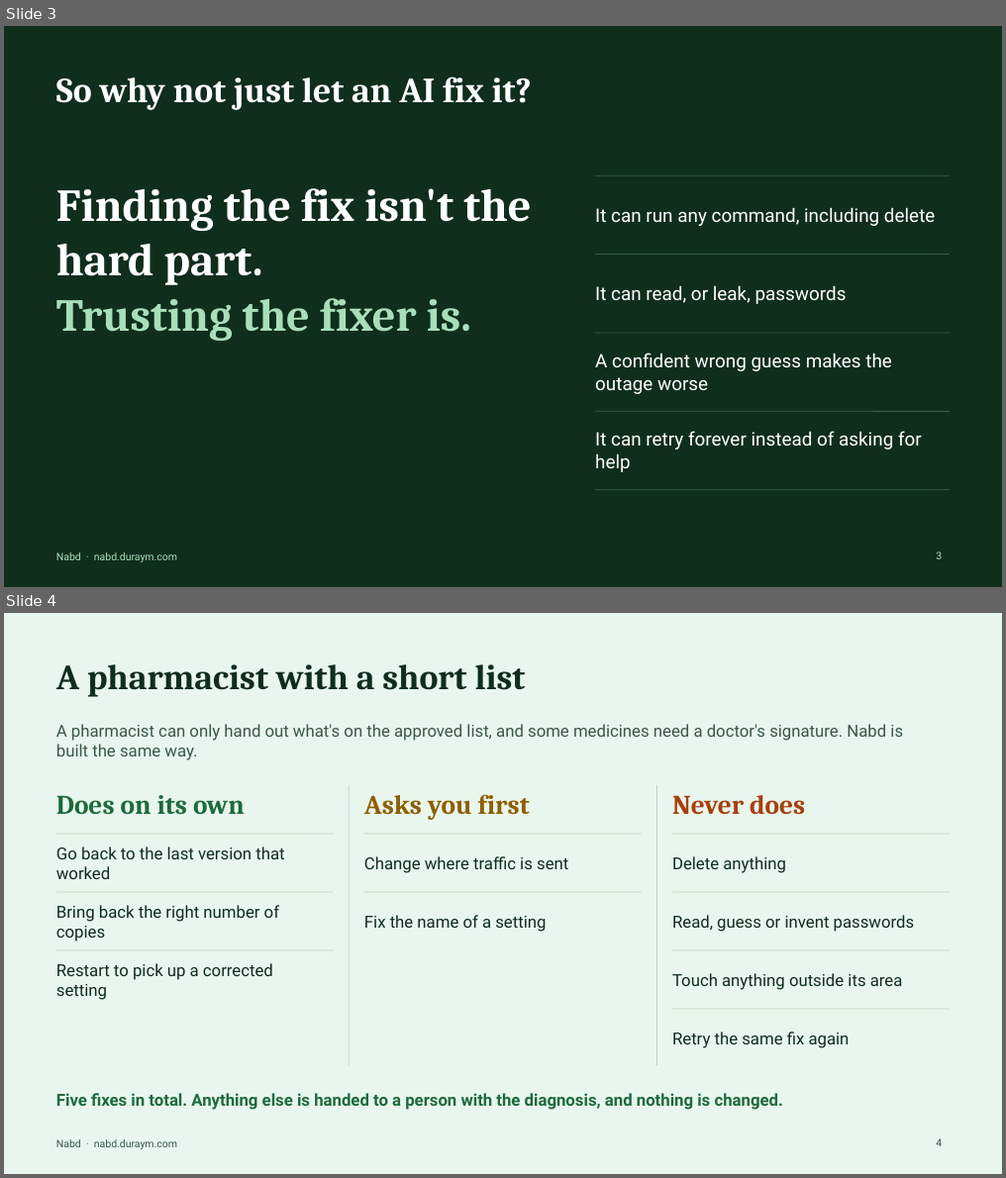
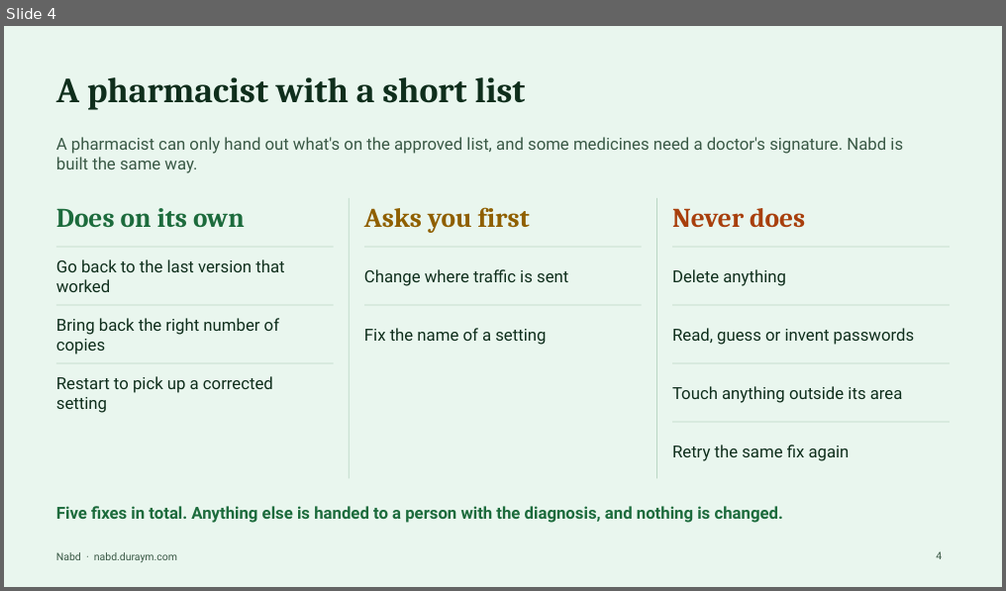
Before and after one commit to moaddreem/k8s-healing-agent, a slide deck: submission/Nabd-deck.pptx. Shown one above the other, each under a label of ours: slides 3 and 4 before the commit, slide 4 after it. The pictures are 1006x1178 and 1006x591 pixels, drawn with LibreOffice and Linux fonts; fonts in the diff are those of the drawing. Boxes give left, top, right and bottom in pixels: in the first picture for what was removed or moved away, otherwise in the second. Text is boxed around its words. In the diff, an @@ line names an element or a change of style, - is before the commit and + after.

```diff
--- a/submission/Nabd-deck.pptx
+++ b/submission/Nabd-deck.pptx
@@ slide 3 removed at (4, 26, 1002, 587), background #0F2E1C @@
@@ title removed at (56, 76, 532, 110) @@
-So why not just let an AI fix it?
@@ text removed at (56, 188, 531, 341) @@
-Finding the fix isn't the hard part.
-Trusting the fixer is.
@@ line removed from (595, 175) to (949, 175) @@
@@ text removed at (595, 207, 935, 226) @@
-It can run any command, including delete
@@ line removed from (595, 255) to (949, 255) @@
@@ text removed at (595, 285, 846, 304) @@
-It can read, or leak, passwords
@@ line removed from (595, 333) to (949, 333) @@
@@ text removed at (595, 353, 892, 394) @@
-A confident wrong guess makes the outage worse
@@ line removed from (595, 411) to (949, 411) @@
@@ text removed at (595, 431, 922, 472) @@
-It can retry forever instead of asking for help
@@ line removed from (595, 490) to (949, 490) @@
@@ text removed at (56, 553, 177, 563) @@
-Nabd · nabd.duraym.com
@@ page number removed at (936, 552, 942, 560) @@
-3
```
Also in this commit, not shown: 2 slides changed, 1 slide added, 2 other files.
